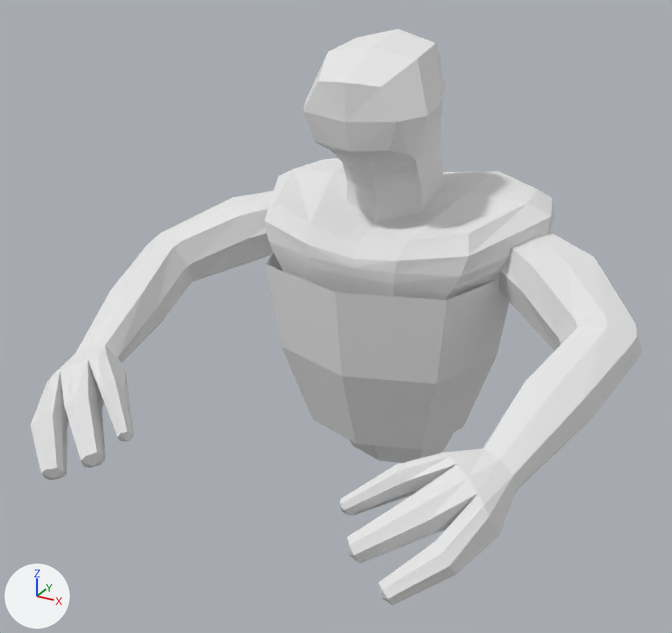
An edit to the Blender file dev/Creatures/Elementals/Jengu/jengu.blend, drawn before and after from the same camera.
Rendered twice from a 50 mm camera at (1.45, -3.1, 2.46) aimed at (-0.02, -0.42, 1.12). Every picture has the same lights, and +X, +Y and +Z are marked at lower left.

The first picture shows 'ArmLeft', 'ArmRight', 'Body', 'EffectInner', 'EffectOuter', 'Head'.
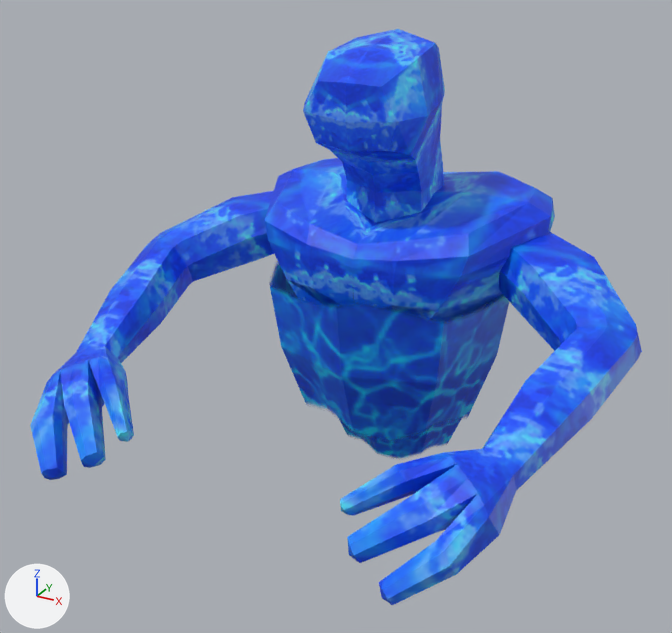
Where the change shows, as pixel boxes [x1, y1, x2, y2] in the pictures (672 x 633 px):
'ArmLeft', surface changed (white to blue): [340, 231, 642, 605] in both
'Body', surface changed (white to blue): [265, 158, 555, 438] in both
'EffectOuter', surface changed (grey to blue): [266, 253, 509, 450] in both
'ArmRight', surface changed (white to blue): [30, 191, 274, 480] in both
'Head', surface changed (grey to blue): [303, 29, 445, 223] in both
'EffectInner', surface changed (grey to blue): [339, 418, 462, 463] in both

The change, as a diff of the scene's bpy script:
```diff
--- a/dev/Creatures/Elementals/Jengu/jengu.blend.py
+++ b/dev/Creatures/Elementals/Jengu/jengu.blend.py
@@ img_jengu_png @@
+img_jengu_png = load_image('jengu.png', 'jengu.png', 256, 256, 'sRGB')
@@ mat_jengu @@
-mat_jengu = diffuse_material('jengu')
-mat_jengu.base_color = (0.8, 0.8, 0.8)  # white #e7e7e7
+mat_jengu = principled_material('jengu')
+mat_jengu.texture = img_jengu_png  # with its transparency
```
